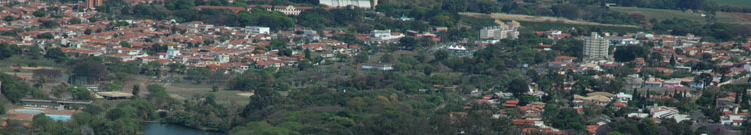
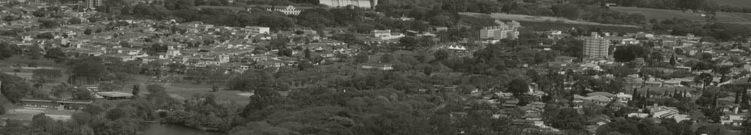
Layer changes from the first 751x135 image to the second:
added layer "Layer" (15%) above "banner.png" over [0, 0, 751, 135]
renamed "Pasted Layer" to "banner.png", painted on it over [0, 0, 751, 135]
